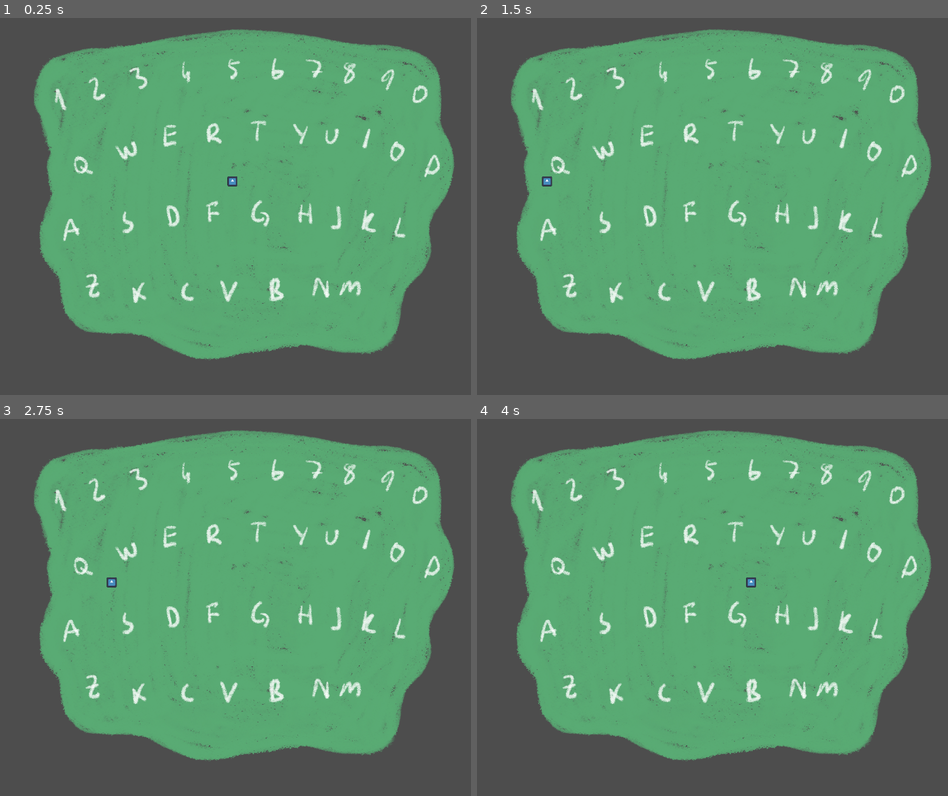
Above: before the commit, frames 1-4 (two rows, left to right).
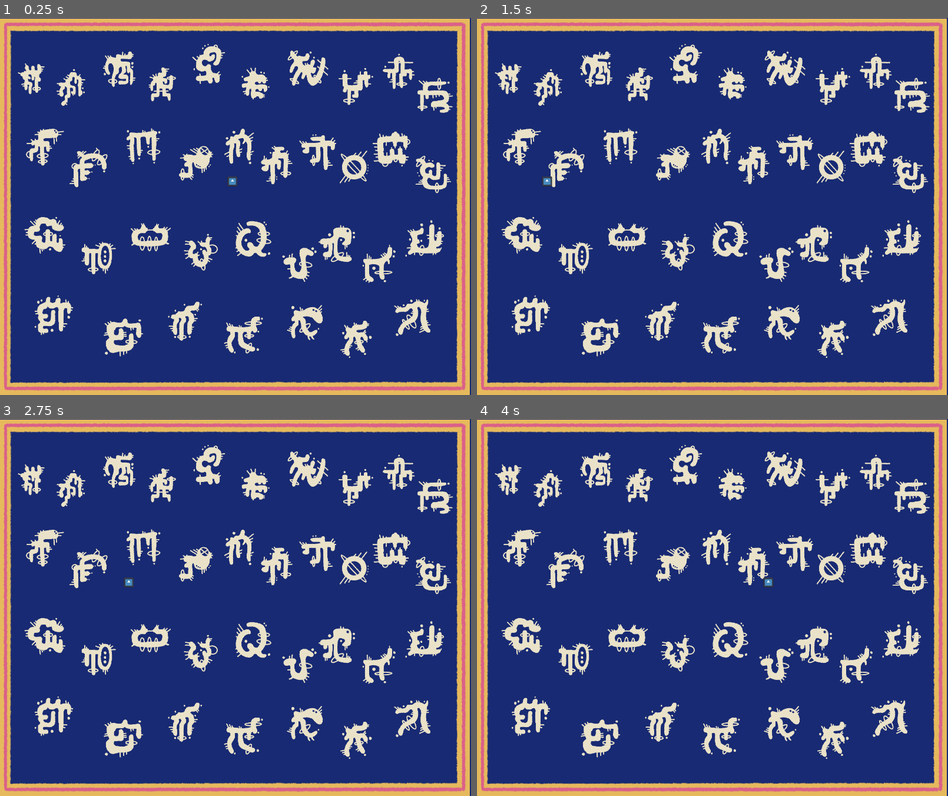
Above: after the commit, the same moments.

Repository: C-RJohnston/KBoard-Pong
Game: Godot game, scene res://MainScene.tscn
Same seed, same stepped clock (60 frames per second), same inputs: the game is played once before the commit and once after it. The engine's default icon, where the game draws it, is replaced by a stand-in: a white triangle on a blue panel in a dark square.
Inputs (mouse positions are in pixels of both pictures, inside the frame that each line leads up to):
- Up to frame 1 (0.25 s): no input
- Up to frame 2 (1.5 s): tap Enter at 0.5 s; move the mouse to (816, 187) at 0.52 s; tap 0 (0) at 0.6 s; click (816, 187) at 0.67 s; tap 1 (1) at 0.8 s; drag from (618, 225) to (688, 281) at 1.27 s
- Up to frame 3 (2.75 s): move the mouse to (282, 524) at 2.02 s; tap 2 (2) at 2.1 s; click (282, 524) at 2.17 s; tap 3 (3) at 2.3 s
- Up to frame 4 (4 s): drag from (688, 682) to (571, 550) at 2.77 s; move the mouse to (853, 664) at 3.52 s; tap 4 (4) at 3.6 s; click (853, 664) at 3.67 s; tap 5 (5) at 3.8 s

The runs differ from the first frame. In frame 1, 100% of the frame differs, in the area x 0-100%, y 0-100%; in frame 2, 100%; in frame 3, 100%; in frame 4, 100%.

Commit message:
Assets

Diff:
--- a/MainScene.tscn
+++ b/MainScene.tscn
@@ -1,11 +1,47 @@
-[gd_scene load_steps=9 format=3 uid="uid://ghltptrdlsn1"]
+[gd_scene load_steps=45 format=3 uid="uid://ghltptrdlsn1"]
 
 [ext_resource type="PackedScene" uid="uid://ulhrbx5se0db" path="res://Scenes/Ball/ball.tscn" id="1_4cffp"]
 [ext_resource type="PhysicsMaterial" uid="uid://er7xgtfunvb5" path="res://Materials/physmat.tres" id="1_7f0lv"]
 [ext_resource type="Script" path="res://game.gd" id="1_ij5ce"]
 [ext_resource type="PackedScene" uid="uid://dflo5uheaeuyi" path="res://CamCave/Sounds.tscn" id="3_ggpmk"]
-[ext_resource type="Texture2D" uid="uid://b5g22ns8gktts" path="res://Sprites/PrototypeAssets/Board.png" id="5_7xad8"]
-[ext_resource type="Texture2D" uid="uid://dbt1n2upjr403" path="res://Sprites/PrototypeAssets/Positions.png" id="6_7v3cc"]
+[ext_resource type="Texture2D" uid="uid://cock53x2c6aff" path="res://Sprites/PrototypeAssets/NewPositions.png" id="5_qwhbr"]
+[ext_resource type="Texture2D" uid="uid://bkt2gv1dg42nv" path="res://Sprites/Tiles/Part1/tile000.png" id="6_635gc"]
+[ext_resource type="Texture2D" uid="uid://mo713yvkoxlw" path="res://Sprites/Tiles/Part1/tile001.png" id="7_ujv2k"]
+[ext_resource type="Texture2D" uid="uid://crd3dfh22dqg0" path="res://Sprites/Tiles/Part1/tile002.png" id="8_3rh12"]
+[ext_resource type="Texture2D" uid="uid://dfa3n5446j36m" path="res://Sprites/Tiles/Part1/tile003.png" id="9_0lxqu"]
+[ext_resource type="Texture2D" uid="uid://wi2j65rgvkya" path="res://Sprites/Tiles/Part1/tile004.png" id="10_s0f6b"]
+[ext_resource type="Texture2D" uid="uid://18kh5bjjj7tu" path="res://Sprites/Tiles/Part1/tile005.png" id="11_21twl"]
+[ext_resource type="Texture2D" uid="uid://berfpu5e4yfp2" path="res://Sprites/Tiles/Part1/tile006.png" id="12_gy8ha"]
+[ext_resource type="Texture2D" uid="uid://b3g4pmpi3j85j" path="res://Sprites/Tiles/Part1/tile007.png" id="13_kw4vt"]
+[ext_resource type="Texture2D" uid="uid://be66ioi5p16oy" path="res://Sprites/Tiles/Part1/tile008.png" id="14_t6lm2"]
+[ext_resource type="Texture2D" uid="uid://cqstm2ckk4yp1" path="res://Sprites/Tiles/Part1/tile009.png" id="15_yp30m"]
+[ext_resource type="Texture2D" uid="uid://ddujpugqsilnd" path="res://Sprites/Tiles/Part1/tile010.png" id="16_01hey"]
+[ext_resource type="Texture2D" uid="uid://o16vh2b733a" path="res://Sprites/Tiles/Part1/tile011.png" id="17_o2vlh"]
+[ext_resource type="Texture2D" uid="uid://bmesr1gj0ln6d" path="res://Sprites/Tiles/Part2/tile014.png" id="18_flsw3"]
+[ext_resource type="Texture2D" uid="uid://beyt8a8nfrfuu" path="res://Sprites/Tiles/Part1/tile012.png" id="19_ttony"]
+[ext_resource type="Texture2D" uid="uid://ot6e88qpyqe1" path="res://Sprites/Tiles/Part2/tile015.png" id="20_ufdfb"]
+[ext_resource type="Texture2D" uid="uid://ctw2bbjoh7trr" path="res://Sprites/Tiles/Part1/tile013.png" id="21_676je"]
+[ext_resource type="Texture2D" uid="uid://bl3b4n5k20pea" path="res://Sprites/Tiles/Part1/tile014.png" id="22_npuwb"]
+[ext_resource type="Texture2D" uid="uid://bt8qt0mlva8g4" path="res://Sprites/Tiles/Part1/tile015.png" id="23_v1g0a"]
+[ext_resource type="Texture2D" uid="uid://dko2mt53qdqo4" path="res://Sprites/Tiles/Part1/tile016.png" id="24_y5iph"]
+[ext_resource type="Texture2D" uid="uid://b3jb8hgv4qdm5" path="res://Sprites/Tiles/Part1/tile017.png" id="25_kdsbw"]
+[ext_resource type="Texture2D" uid="uid://d27y6adfgwdjd" path="res://Sprites/Tiles/Part1/tile018.png" id="26_de2ju"]
+[ext_resource type="Texture2D" uid="uid://bn6xlega738at" path="res://Sprites/Tiles/Part1/tile019.png" id="27_vu3gx"]
+[ext_resource type="Texture2D" uid="uid://cnuaysmhenoeg" path="res://Sprites/Tiles/Part2/tile000.png" id="28_apobe"]
+[ext_resource type="Texture2D" uid="uid://6shgmcks6obl" path="res://Sprites/Tiles/Part2/tile001.png" id="29_g24v2"]
+[ext_resource type="Texture2D" uid="uid://c3s2gd8thta8e" path="res://Sprites/Tiles/Part2/tile002.png" id="30_xxuj2"]
+[ext_resource type="Texture2D" uid="uid://gthlxelrmx31" path="res://Sprites/Tiles/Part2/tile003.png" id="31_u17h7"]
+[ext_resource type="Texture2D" uid="uid://cb7skiok5vro" path="res://Sprites/Tiles/Part2/tile004.png" id="32_pm43v"]
+[ext_resource type="Texture2D" uid="uid://blbhdogsmsml5" path="res://Sprites/Tiles/Part2/tile005.png" id="33_cpq0g"]
+[ext_resource type="Texture2D" uid="uid://wvvvqmf4wo2p" path="res://Sprites/Tiles/Part2/tile006.png" id="34_vyehn"]
+[ext_resource type="Texture2D" uid="uid://ckprqsbe1tnns" path="res://Sprites/Tiles/Part2/tile007.png" id="35_wmxt3"]
+[ext_resource type="Texture2D" uid="uid://ckcu0tvyveqfh" path="res://Sprites/Tiles/Part2/tile008.png" id="36_muf23"]
+[ext_resource type="Texture2D" uid="uid://diakot8uxjj0t" path="res://Sprites/Tiles/Part2/tile009.png" id="37_o7ib1"]
+[ext_resource type="Texture2D" uid="uid://d2dnr3p4si5xj" path="res://Sprites/Tiles/Part2/tile010.png" id="38_lanv2"]
+[ext_resource type="Texture2D" uid="uid://dvae7cq7kjp7a" path="res://Sprites/Tiles/Part2/tile011.png" id="39_fp4i8"]
+[ext_resource type="Texture2D" uid="uid://dtwdpdkpnisfr" path="res://Sprites/Tiles/Part2/tile012.png" id="40_en5tx"]
+[ext_resource type="Texture2D" uid="uid://co7ggkfupxeae" path="res://Sprites/Tiles/Part2/tile013.png" id="41_i66nc"]
+[ext_resource type="Texture2D" uid="uid://tjxeqv3ey22h" path="res://Sprites/PrototypeAssets/Bordr.png" id="42_v1tj5"]
 
 [sub_resource type="RectangleShape2D" id="RectangleShape2D_trjgi"]
 size = Vector2(1500, 20)
@@ -25,14 +61,14 @@
 [node name="Borders" type="Node2D" parent="."]
 
 [node name="Top" type="StaticBody2D" parent="Borders"]
-position = Vector2(750, 0)
+position = Vector2(750, 33)
 physics_material_override = ExtResource("1_7f0lv")
 
 [node name="CollisionShape2D" type="CollisionShape2D" parent="Borders/Top"]
 shape = SubResource("RectangleShape2D_trjgi")
 
 [node name="Bottom" type="StaticBody2D" parent="Borders"]
-position = Vector2(0, 1200)
+position = Vector2(0, 1165)
 physics_material_override = ExtResource("1_7f0lv")
 
 [node name="CollisionShape2D" type="CollisionShape2D" parent="Borders/Bottom"]
@@ -40,133 +76,206 @@
 shape = SubResource("RectangleShape2D_trjgi")
 
 [node name="Left" type="StaticBody2D" parent="Borders"]
-position = Vector2(0, 600)
+position = Vector2(27, 600)
 physics_material_override = ExtResource("1_7f0lv")
 
 [node name="CollisionShape2D" type="CollisionShape2D" parent="Borders/Left"]
 shape = SubResource("RectangleShape2D_53cqu")
 
 [node name="Right" type="StaticBody2D" parent="Borders"]
-position = Vector2(1500, 600)
+position = Vector2(1463, 600)
 physics_material_override = ExtResource("1_7f0lv")
 
 [node name="CollisionShape2D" type="CollisionShape2D" parent="Borders/Right"]
 shape = SubResource("RectangleShape2D_53cqu")
 
-[node name="Board" type="Sprite2D" parent="."]
-position = Vector2(748, 602)
-texture = ExtResource("5_7xad8")
-
-[node name="Positions" type="Sprite2D" parent="Board"]
-position = Vector2(3, 0)
-texture = ExtResource("6_7v3cc")
+[node name="Positions2" type="Sprite2D" parent="."]
+visible = false
+position = Vector2(751, 602)
+texture = ExtResource("5_qwhbr")
 
 [node name="Positions" type="Node2D" parent="."]
 
-[node name="1" type="Node2D" parent="Positions"]
-position = Vector2(193, 242)
-
-[node name="2" type="Node2D" parent="Positions"]
-position = Vector2(309, 214)
-
-[node name="3" type="Node2D" parent="Positions"]
-position = Vector2(453, 194)
-
-[node name="4" type="Node2D" parent="Positions"]
-position = Vector2(605, 184)
-
-[node name="5" type="Node2D" parent="Positions"]
-position = Vector2(751, 158)
-
-[node name="6" type="Node2D" parent="Positions"]
-position = Vector2(875, 166)
-
-[node name="7" type="Node2D" parent="Positions"]
-position = Vector2(1011, 176)
-
-[node name="8" type="Node2D" parent="Positions"]
-position = Vector2(1137, 182)
-
-[node name="9" type="Node2D" parent="Positions"]
-position = Vector2(1243, 208)
-
-[node name="0" type="Node2D" parent="Positions"]
-position = Vector2(1337, 256)
-
-[node name="Q" type="Node2D" parent="Positions"]
-position = Vector2(251, 466)
-
-[node name="W" type="Node2D" parent="Positions"]
-position = Vector2(407, 422)
-
-[node name="E" type="Node2D" parent="Positions"]
-position = Vector2(545, 370)
-
-[node name="R" type="Node2D" parent="Positions"]
-position = Vector2(689, 356)
-
-[node name="T" type="Node2D" parent="Positions"]
-position = Vector2(831, 352)
-
-[node name="Y" type="Node2D" parent="Positions"]
-position = Vector2(965, 356)
-
-[node name="U" type="Node2D" parent="Positions"]
-position = Vector2(1067, 366)
-
-[node name="I" type="Node2D" parent="Positions"]
-position = Vector2(1175, 376)
-
-[node name="O" type="Node2D" parent="Positions"]
-position = Vector2(1271, 424)
-
-[node name="P" type="Node2D" parent="Positions"]
-position = Vector2(1385, 464)
-
-[node name="A" type="Node2D" parent="Positions"]
-position = Vector2(213, 666)
-
-[node name="S" type="Node2D" parent="Positions"]
-position = Vector2(399, 654)
-
-[node name="D" type="Node2D" parent="Positions"]
-position = Vector2(527, 620)
-
-[node name="F" type="Node2D" parent="Positions"]
-position = Vector2(667, 604)
-
-[node name="G" type="Node2D" parent="Positions"]
-position = Vector2(815, 608)
-
-[node name="H" type="Node2D" parent="Positions"]
-position = Vector2(979, 616)
-
-[node name="J" type="Node2D" parent="Positions"]
-position = Vector2(1083, 642)
-
-[node name="K" type="Node2D" parent="Positions"]
-position = Vector2(1157, 662)
-
-[node name="L" type="Node2D" parent="Positions"]
-position = Vector2(1277, 686)
-
-[node name="Z" type="Node2D" parent="Positions"]
-position = Vector2(172, 863)
-
-[node name="X" type="Node2D" parent="Positions"]
-position = Vector2(308, 970)
-
-[node name="C" type="Node2D" parent="Positions"]
-position = Vector2(503, 975)
-
-[node name="V" type="Node2D" parent="Positions"]
-position = Vector2(680, 1002)
-
-[node name="B" type="Node2D" parent="Positions"]
-position = Vector2(885, 980)
-
-[node name="N" type="Node2D" parent="Positions"]
-position = Vector2(1121, 974)
-
-[node name="M" type="Node2D" parent="Positions"]
-position = Vector2(1288, 992)
+[node name="1" type="Sprite2D" parent="Positions"]
+position = Vector2(105.25, 197)
+scale = Vector2(0.5, 0.5)
+texture = ExtResource("6_635gc")
+
+[node name="2" type="Sprite2D" parent="Positions"]
+position = Vector2(230, 221)
+scale = Vector2(0.5, 0.5)
+texture = ExtResource("7_ujv2k")
+
+[node name="3" type="Sprite2D" parent="Positions"]
+position = Vector2(383, 162)
+scale = Vector2(0.5, 0.5)
+texture = ExtResource("8_3rh12")
+
+[node name="4" type="Sprite2D" parent="Positions"]
+position = Vector2(511, 212)
+scale = Vector2(0.5, 0.5)
+texture = ExtResource("9_0lxqu")
+
+[node name="5" type="Sprite2D" parent="Positions"]
+position = Vector2(666, 145)
+scale = Vector2(0.5, 0.5)
+texture = ExtResource("10_s0f6b")
+
+[node name="6" type="Sprite2D" parent="Positions"]
+position = Vector2(809, 211)
+scale = Vector2(0.5, 0.5)
+texture = ExtResource("11_21twl")
+
+[node name="7" type="Sprite2D" parent="Positions"]
+position = Vector2(980, 153)
+scale = Vector2(0.5, 0.5)
+texture = ExtResource("12_gy8ha")
+
+[node name="8" type="Sprite2D" parent="Positions"]
+position = Vector2(1125, 218)
+scale = Vector2(0.5, 0.5)
+texture = ExtResource("13_kw4vt")
+
+[node name="9" type="Sprite2D" parent="Positions"]
+position = Vector2(1279, 178)
+scale = Vector2(0.5, 0.5)
+texture = ExtResource("14_t6lm2")
+
+[node name="0" type="Sprite2D" parent="Positions"]
+position = Vector2(1387, 250)
+scale = Vector2(0.5, 0.5)
+texture = ExtResource("15_yp30m")
+
+[node name="Q" type="Sprite2D" parent="Positions"]
+position = Vector2(138, 413)
+scale = Vector2(0.5, 0.5)
+texture = ExtResource("16_01hey")
+
+[node name="W" type="Sprite2D" parent="Positions"]
+position = Vector2(279, 477)
+scale = Vector2(0.5, 0.5)
+texture = ExtResource("17_o2vlh")
+
+[node name="E" type="Sprite2D" parent="Positions"]
+position = Vector2(455, 412)
+scale = Vector2(0.5, 0.5)
+texture = ExtResource("18_flsw3")
+
+[node name="R" type="Sprite2D" parent="Positions"]
+position = Vector2(615, 460)
+scale = Vector2(0.5, 0.5)
+texture = ExtResource("19_ttony")
+
+[node name="T" type="Sprite2D" parent="Positions"]
+position = Vector2(767, 418)
+scale = Vector2(0.5, 0.5)
+texture = ExtResource("20_ufdfb")
+
+[node name="Y" type="Sprite2D" parent="Positions"]
+position = Vector2(878, 471)
+scale = Vector2(0.5, 0.5)
+texture = ExtResource("21_676je")
+
+[node name="U" type="Sprite2D" parent="Positions"]
+position = Vector2(1010, 434)
+scale = Vector2(0.5, 0.5)
+texture = ExtResource("22_npuwb")
+
+[node name="I" type="Sprite2D" parent="Positions"]
+position = Vector2(1126, 476)
+scale = Vector2(0.5, 0.5)
+texture = ExtResource("23_v1g0a")
+
+[node name="O" type="Sprite2D" parent="Positions"]
+position = Vector2(1248, 424)
+scale = Vector2(0.5, 0.5)
+texture = ExtResource("24_y5iph")
+
+[node name="P" type="Sprite2D" parent="Positions"]
+position = Vector2(1381, 495)
+scale = Vector2(0.5, 0.5)
+texture = ExtResource("25_kdsbw")
+
+[node name="A" type="Sprite2D" parent="Positions"]
+position = Vector2(143, 698)
+scale = Vector2(0.5, 0.5)
+texture = ExtResource("26_de2ju")
+
+[node name="S" type="Sprite2D" parent="Positions"]
+position = Vector2(311, 769)
+scale = Vector2(0.5, 0.5)
+texture = ExtResource("27_vu3gx")
+
+[node name="D" type="Sprite2D" parent="Positions"]
+position = Vector2(476, 683)
+scale = Vector2(0.5, 0.5)
+texture = ExtResource("28_apobe")
+
+[node name="F" type="Sprite2D" parent="Positions"]
+position = Vector2(635, 746)
+scale = Vector2(0.5, 0.5)
+texture = ExtResource("29_g24v2")
+
+[node name="G" type="Sprite2D" parent="Positions"]
+position = Vector2(800, 706)
+scale = Vector2(0.5, 0.5)
+texture = ExtResource("30_xxuj2")
+
+[node name="H" type="Sprite2D" parent="Positions"]
+position = Vector2(951, 782)
+scale = Vector2(0.5, 0.5)
+texture = ExtResource("31_u17h7")
+
+[node name="J" type="Sprite2D" parent="Positions"]
+position = Vector2(1080.25, 720)
+scale = Vector2(0.5, 0.5)
+texture = ExtResource("32_pm43v")
+
+[node name="K" type="Sprite2D" parent="Positions"]
+position = Vector2(1202, 784)
+scale = Vector2(0.5, 0.5)
+texture = ExtResource("33_cpq0g")
+
+[node name="L" type="Sprite2D" parent="Positions"]
+position = Vector2(1352, 703)
+scale = Vector2(0.5, 0.5)
+texture = ExtResource("34_vyehn")
+
+[node name="Z" type="Sprite2D" parent="Positions"]
+position = Vector2(170, 947)
+scale = Vector2(0.5, 0.5)
+texture = ExtResource("35_wmxt3")
+
+[node name="X" type="Sprite2D" parent="Positions"]
+position = Vector2(390, 1017)
+scale = Vector2(0.5, 0.5)
+texture = ExtResource("36_muf23")
+
+[node name="C" type="Sprite2D" parent="Positions"]
+position = Vector2(597, 968)
+scale = Vector2(0.5, 0.5)
+texture = ExtResource("37_o7ib1")
+
+[node name="V" type="Sprite2D" parent="Positions"]
+position = Vector2(773, 1011)
+scale = Vector2(0.5, 0.5)
+texture = ExtResource("38_lanv2")
+
+[node name="B" type="Sprite2D" parent="Positions"]
+position = Vector2(971, 968)
+scale = Vector2(0.5, 0.5)
+texture = ExtResource("39_fp4i8")
+
+[node name="N" type="Sprite2D" parent="Positions"]
+position = Vector2(1137, 1025)
+scale = Vector2(0.5, 0.5)
+texture = ExtResource("40_en5tx")
+
+[node name="M" type="Sprite2D" parent="Positions"]
+position = Vector2(1318, 953)
+scale = Vector2(0.5, 0.5)
+texture = ExtResource("41_i66nc")
+
+[node name="Bordr" type="Sprite2D" parent="."]
+position = Vector2(746, 602)
+texture = ExtResource("42_v1tj5")
--- a/project.godot
+++ b/project.godot
@@ -213,3 +213,4 @@
 
 renderer/rendering_method="gl_compatibility"
 renderer/rendering_method.mobile="gl_compatibility"
+environment/defaults/default_clear_color=Color(0.0960707, 0.165666, 0.451019, 1)
Binary file added: Sprites/NewPositions.png
Not shown, added: Sprites/NewPositions.png.import
Binary file added: Sprites/PrototypeAssets/Bordr.png
Not shown, added: Sprites/PrototypeAssets/Bordr.png.import
Binary file added: Sprites/PrototypeAssets/NewPositions.png
Not shown, added: Sprites/PrototypeAssets/NewPositions.png.import
Binary file removed: Sprites/PrototypeAssets/Positions.png
Binary file added: Sprites/Tiles/Part1/tile000.png
Not shown, added: Sprites/Tiles/Part1/tile000.png.import
Binary file added: Sprites/Tiles/Part1/tile001.png
Not shown, added: Sprites/Tiles/Part1/tile001.png.import
Binary file added: Sprites/Tiles/Part1/tile002.png
(and 67 more such lines)
